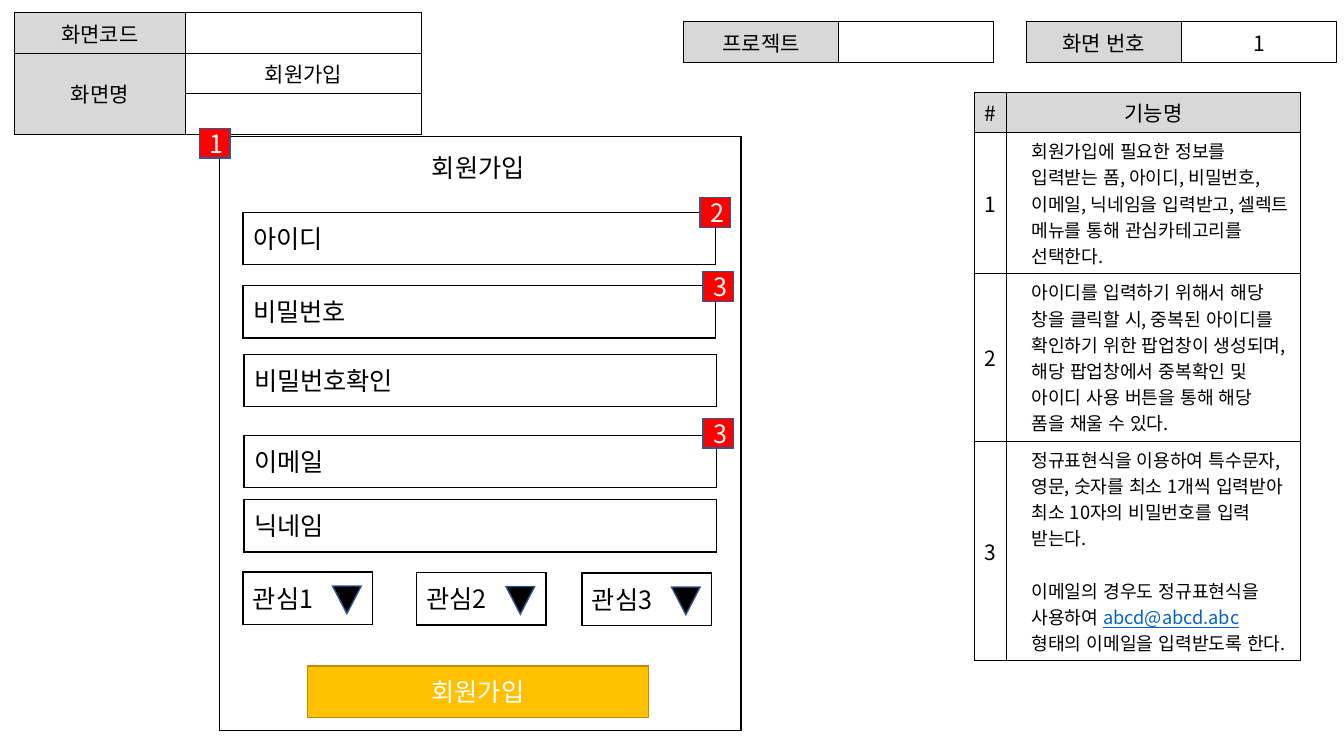
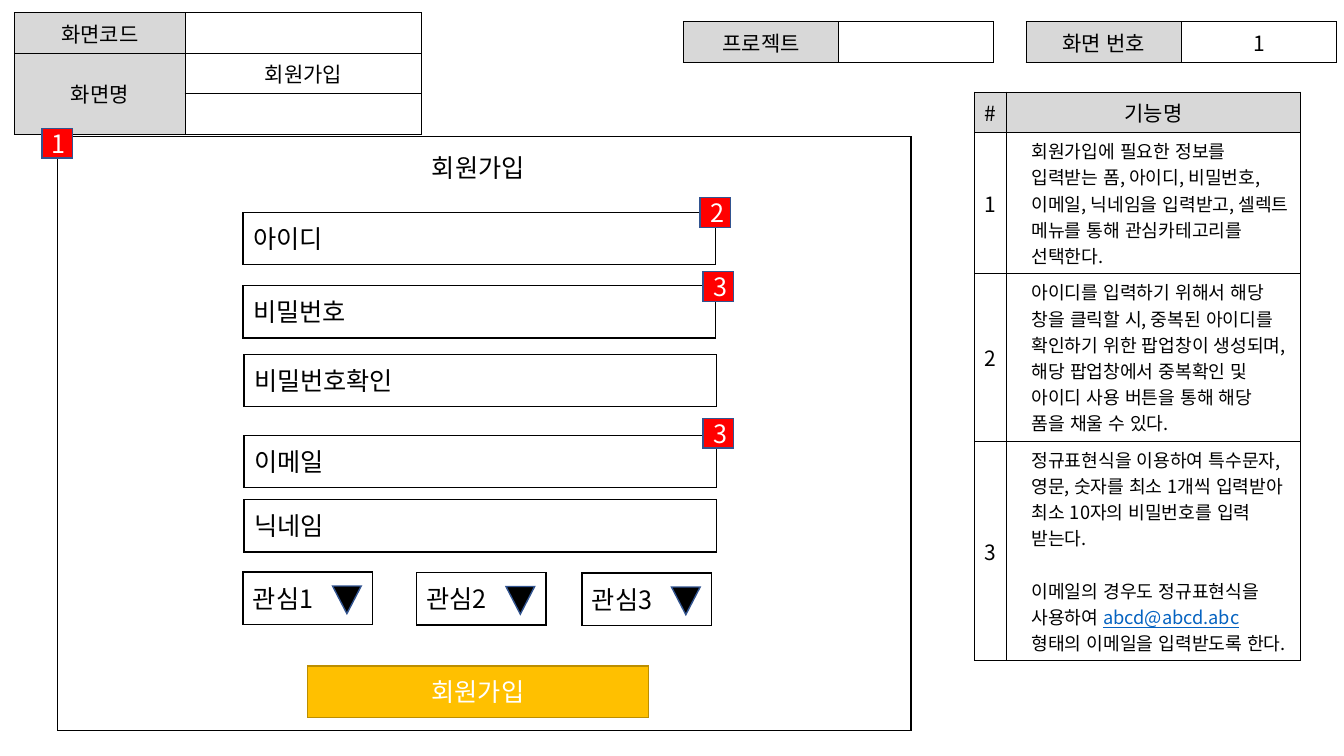
Before and after one commit to ezenteam2/e-Zone, a slide deck: slide 1 of gr2_lhj/회원가입.pptx. Drawn at 1344x756 pixels with LibreOffice and Linux fonts; fonts in the diff are those of the drawing. Boxes give left, top, right and bottom in pixels: in the first picture for what was removed or moved away, otherwise in the second. Text is boxed around its words. In the diff, an @@ line names an element or a change of style, - is before the commit and + after.

```diff
--- a/gr2_lhj/회원가입.pptx
+++ b/gr2_lhj/회원가입.pptx
@@ rectangle "1": place and size @@
-rectangle "1" at bbox=[200, 128, 230, 157]
+rectangle "1" at bbox=[42, 128, 73, 157]
@@ rectangle: place and size @@
-rectangle at bbox=[220, 136, 742, 730]
+rectangle at bbox=[57, 136, 911, 730]
```
Also in this commit, not shown: 3 slides added, 2 other files.
